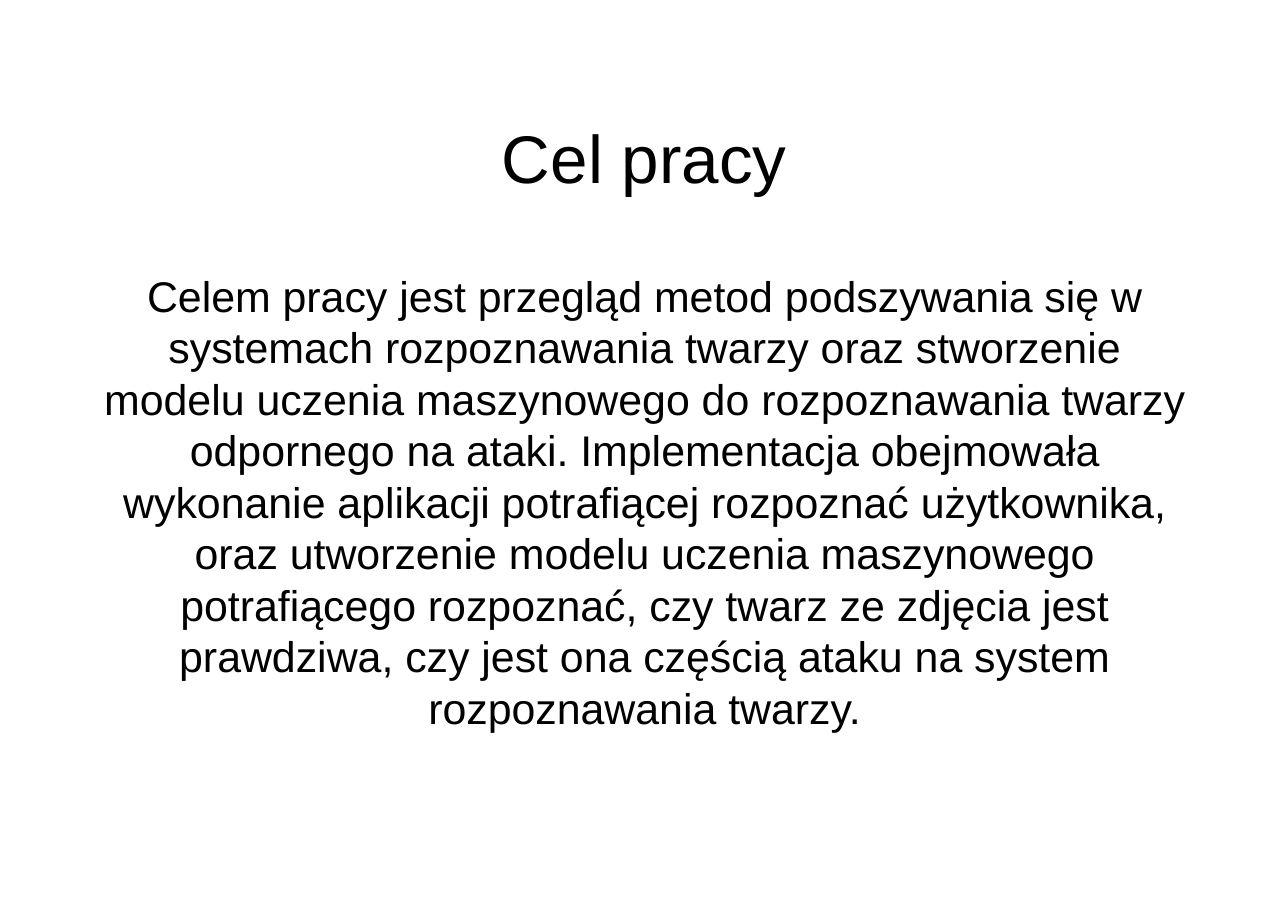
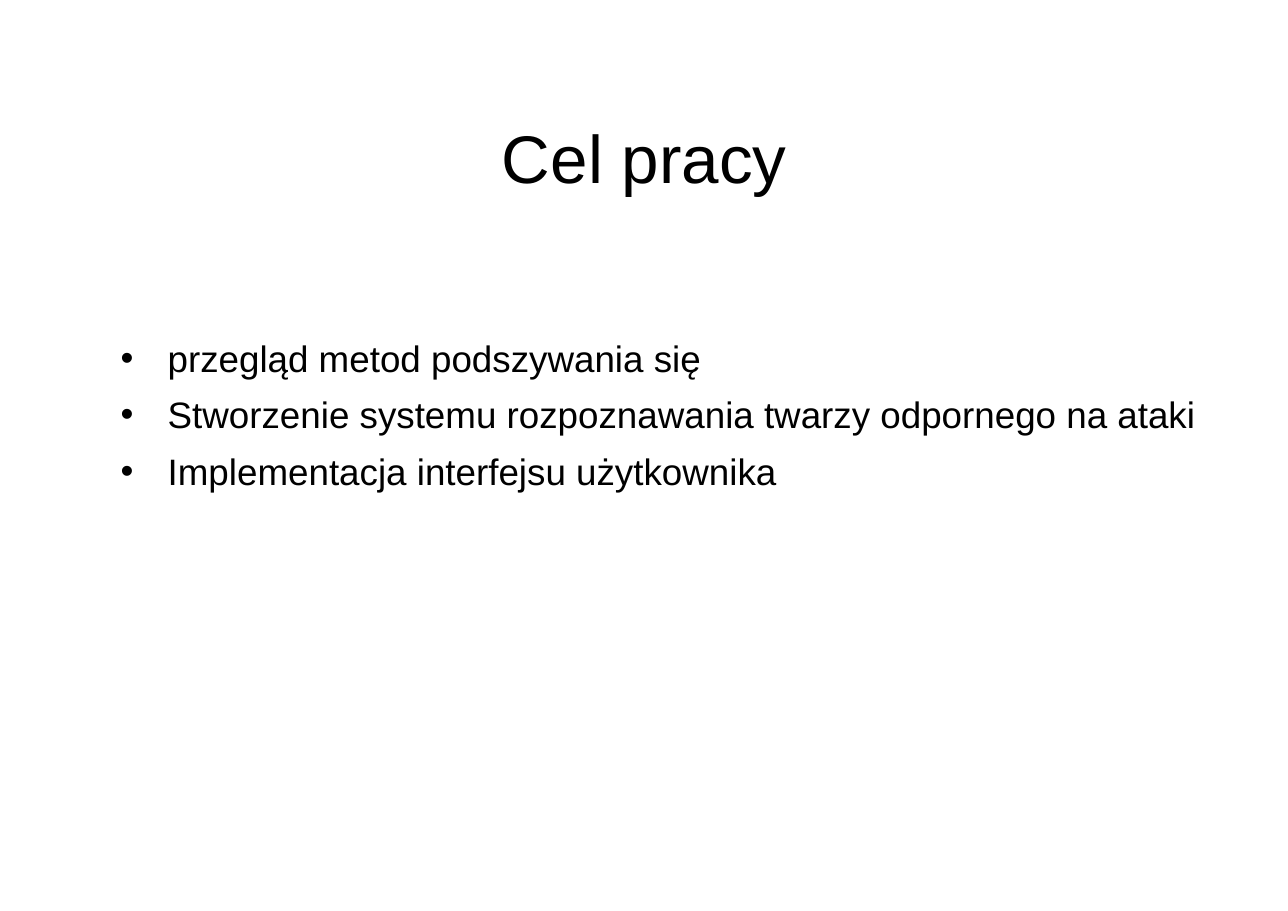
Before and after one commit to piMateusz/AntiSpoofingFaceRecognitionSystem, a slide deck: slide 2 of documents/MP_prezentacja.ppt. Drawn at 1288x911 pixels with LibreOffice and Linux fonts; fonts in the diff are those of the drawing; background and template pictures are left out. Boxes give left, top, right and bottom in pixels: in the first picture for what was removed or moved away, otherwise in the second. Text is boxed around its words. In the diff, an @@ line names an element or a change of style, - is before the commit and + after.

```diff
--- a/documents/MP_prezentacja.ppt
+++ b/documents/MP_prezentacja.ppt
@@ text at box(168, 345, 1195, 492): text changed; size 28 to 24 pt @@
-Celem pracy jest przegląd metod podszywania się w systemach rozpoznawania twarzy oraz stworzenie modelu uczenia maszynowego do rozpoznawania twarzy odpornego na ataki. Implementacja obejmowała wykonanie aplikacji potrafiącej rozpoznać użytkownika, oraz utworzenie modelu uczenia maszynowego potrafiącego rozpoznać, czy twarz ze zdjęcia jest prawdziwa, czy jest ona częścią ataku na system rozpoznawania twarzy.
+• przegląd metod podszywania się
+• Stworzenie systemu rozpoznawania twarzy odpornego na ataki
+• Implementacja interfejsu użytkownika
```
Also in this commit, not shown: 5 other slides changed, 7 slides added, 4 slides removed, 35 other files.
